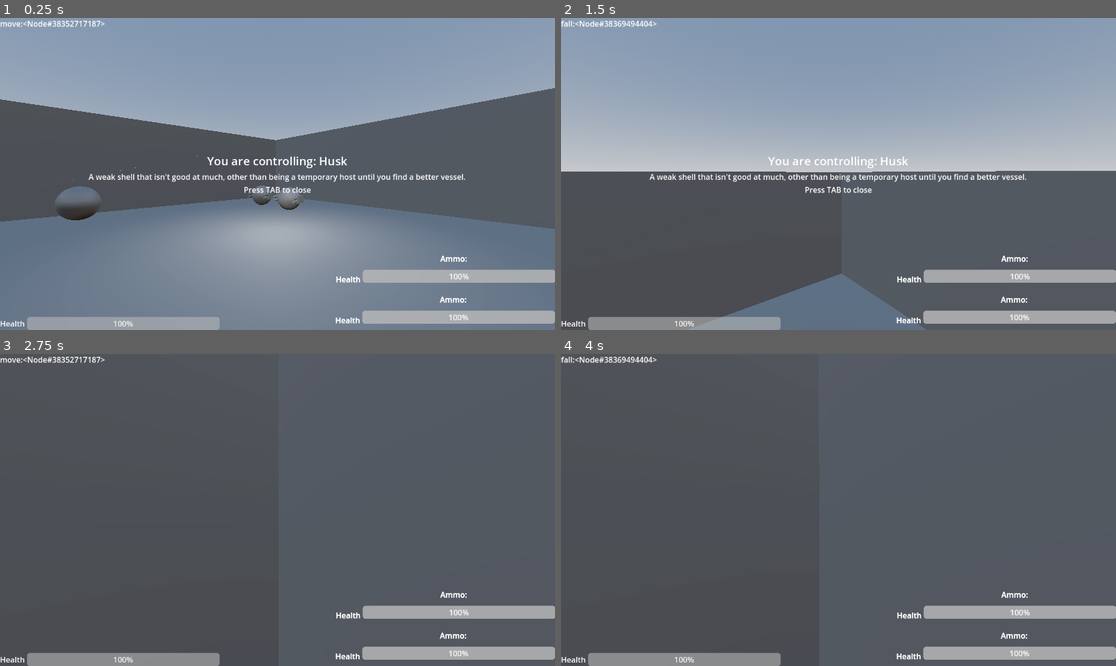
Above: before the commit, frames 1-4 (two rows, left to right).
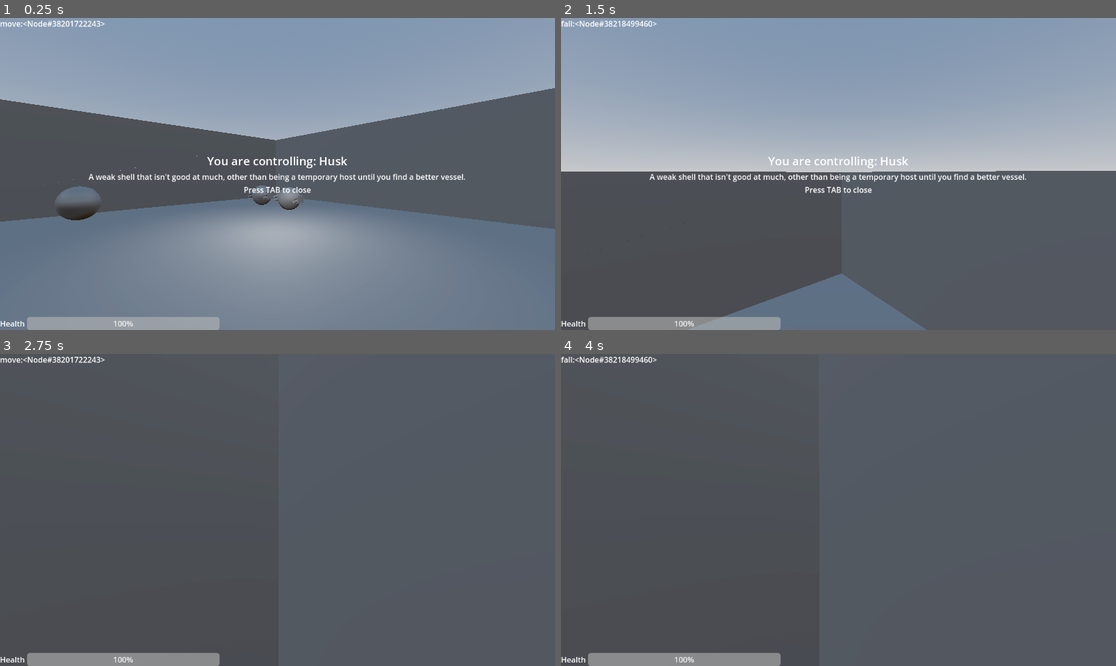
Above: after the commit, the same moments.

Repository: city-high-rider/soulswap
Game: Godot game, scene res://test_level.tscn
Two runs of this game, one before a commit and one after it. Both use one fixed random seed, a clock stepped at 60 frames per second and the inputs below.
Inputs (mouse positions are in pixels of both pictures, inside the frame that each line leads up to):
- Up to frame 1 (0.25 s): no input
- Up to frame 2 (1.5 s): move the mouse to (866, 174) at 0.52 s; hold W (forward) from 0.53 s (still down); tap F (possess) at 0.6 s; tap Space (jump) at 0.77 s; move the mouse to (810, 174) at 1.27 s; click (810, 174) at 1.35 s
- Up to frame 3 (2.75 s): keep holding W (forward); tap Space (jump) at 1.52 s; move the mouse to (288, 503) at 2.02 s; tap Tab (toggle_info) at 2.1 s
- Up to frame 4 (4 s): keep holding W (forward); tap Enter at 2.75 s; move the mouse to (832, 516) at 2.77 s; tap F (possess) at 2.85 s; tap Space (jump) at 3.02, 3.77 s; move the mouse to (877, 513) at 3.52 s; press the mouse at (877, 513) at 3.53 s

The runs differ from the first frame. In frame 1, 3.2% of the frame differs, in the area x 11-100%, y 0-98%; in frame 2, 3.2%; in frame 3, 3.2%; in frame 4, 3.2%.

Commit message:
move machine gun UI into body

Diff:
--- a/components/body_parts/machine_gun.gd
+++ b/components/body_parts/machine_gun.gd
@@ -41,7 +41,6 @@
 func _physics_process(delta: float) -> void:
 	if is_shooting:
 		firing_time_left = max(0, firing_time_left - delta)
-		ammo_counter.text = "Ammo left: " + str(snapped((firing_time_left / firing_time_sec), 0.01))
 
 		time_until_next_poll = max(0, time_until_next_poll - delta)
 
@@ -69,4 +68,3 @@
 func _on_health_component_died():
 	is_broken = true
 	stop_shooting()
-	ammo_counter.text = "BROKEN!"
--- a/components/body_parts/machine_gun.tscn
+++ b/components/body_parts/machine_gun.tscn
@@ -1,11 +1,10 @@
-[gd_scene load_steps=16 format=3 uid="uid://bdqf5sm42j8vl"]
+[gd_scene load_steps=15 format=3 uid="uid://bdqf5sm42j8vl"]
 
 [ext_resource type="Texture2D" uid="uid://cqcakiodhwri1" path="res://addons/kenney_particle_pack/star_06.png" id="1_1u4a3"]
 [ext_resource type="Script" path="res://components/body_parts/machine_gun.gd" id="1_kqkdi"]
 [ext_resource type="PackedScene" uid="uid://d3vfx22o0he3a" path="res://components/bullet_tracer.tscn" id="2_xwwb5"]
 [ext_resource type="Script" path="res://components/hitbox.gd" id="3_uihti"]
 [ext_resource type="Script" path="res://components/health_component.gd" id="4_eguk2"]
-[ext_resource type="PackedScene" uid="uid://cq5g02v88a56k" path="res://components/UI/health_bar.tscn" id="5_if8i7"]
 
 [sub_resource type="Curve" id="Curve_upc4u"]
 _data = [Vector2(0, 0.854545), 0.0, 0.0, 0, 0, Vector2(0.248804, 1), 0.0, 0.0, 0, 0, Vector2(1, 0), 0.0, 0.0, 0, 0]
@@ -91,47 +90,6 @@
 process_material = SubResource("ParticleProcessMaterial_328js")
 draw_pass_1 = SubResource("CylinderMesh_15cbd")
 
-[node name="UI" type="Control" parent="."]
-layout_mode = 3
-anchors_preset = 3
-anchor_left = 1.0
-anchor_top = 1.0
-anchor_right = 1.0
-anchor_bottom = 1.0
-grow_horizontal = 0
-grow_vertical = 0
-
-[node name="HealthBar" parent="UI" node_paths=PackedStringArray("health") instance=ExtResource("5_if8i7")]
-layout_mode = 1
-anchors_preset = 3
-anchor_left = 1.0
-anchor_top = 1.0
-anchor_right = 1.0
-anchor_bottom = 1.0
-offset_left = -456.0
-offset_top = -40.0
-offset_right = 0.0
-offset_bottom = 0.0
-grow_horizontal = 0
-grow_vertical = 0
-health = NodePath("../../HealthComponent")
-
-[node name="AmmoCount" type="Label" parent="UI"]
-layout_mode = 1
-anchors_preset = 3
-anchor_left = 1.0
-anchor_top = 1.0
-anchor_right = 1.0
-anchor_bottom = 1.0
-offset_left = -223.0
-offset_top = -75.0
-offset_right = -183.0
-offset_bottom = -52.0
-grow_horizontal = 0
-grow_vertical = 0
-text = "Ammo:"
-horizontal_alignment = 1
-
 [node name="HealthComponent" type="Node" parent="."]
 script = ExtResource("4_eguk2")
 max_health = 10
--- a/components/bullet_tracer.tscn
+++ b/components/bullet_tracer.tscn
@@ -11,6 +11,45 @@
 top_radius = 0.025
 bottom_radius = 0.025
 height = 0.03
+
+[sub_resource type="Animation" id="Animation_7mq8q"]
+length = 0.001
+tracks/0/type = "value"
+tracks/0/imported = false
+tracks/0/enabled = true
+tracks/0/path = NodePath(".:mesh:top_radius")
+tracks/0/interp = 1
+tracks/0/loop_wrap = true
+tracks/0/keys = {
+"times": PackedFloat32Array(0),
+"transitions": PackedFloat32Array(1),
+"update": 0,
+"values": [0.025]
+}
+tracks/1/type = "value"
+tracks/1/imported = false
+tracks/1/enabled = true
+tracks/1/path = NodePath(".:mesh:bottom_radius")
+tracks/1/interp = 1
+tracks/1/loop_wrap = true
+tracks/1/keys = {
+"times": PackedFloat32Array(0),
+"transitions": PackedFloat32Array(1),
+"update": 0,
+"values": [0.025]
+}
+tracks/2/type = "value"
+tracks/2/imported = false
+tracks/2/enabled = true
+tracks/2/path = NodePath(".:mesh:material:albedo_color")
+tracks/2/interp = 1
+tracks/2/loop_wrap = true
+tracks/2/keys = {
+"times": PackedFloat32Array(0),
+"transitions": PackedFloat32Array(1),
+"update": 0,
+"values": [Color(1, 1, 0.74902, 0.862745)]
+}
 
 [sub_resource type="Animation" id="Animation_wn78c"]
 resource_name = "fade"
@@ -52,45 +91,6 @@
 "values": [Color(1, 1, 0.74902, 0.862745), Color(0.8, 0.576471, 0, 0.862745)]
 }
 
-[sub_resource type="Animation" id="Animation_7mq8q"]
-length = 0.001
-tracks/0/type = "value"
-tracks/0/imported = false
-tracks/0/enabled = true
-tracks/0/path = NodePath(".:mesh:top_radius")
-tracks/0/interp = 1
-tracks/0/loop_wrap = true
-tracks/0/keys = {
-"times": PackedFloat32Array(0),
-"transitions": PackedFloat32Array(1),
-"update": 0,
-"values": [0.025]
-}
-tracks/1/type = "value"
-tracks/1/imported = false
-tracks/1/enabled = true
-tracks/1/path = NodePath(".:mesh:bottom_radius")
-tracks/1/interp = 1
-tracks/1/loop_wrap = true
-tracks/1/keys = {
-"times": PackedFloat32Array(0),
-"transitions": PackedFloat32Array(1),
-"update": 0,
-"values": [0.025]
-}
-tracks/2/type = "value"
-tracks/2/imported = false
-tracks/2/enabled = true
-tracks/2/path = NodePath(".:mesh:material:albedo_color")
-tracks/2/interp = 1
-tracks/2/loop_wrap = true
-tracks/2/keys = {
-"times": PackedFloat32Array(0),
-"transitions": PackedFloat32Array(1),
-"update": 0,
-"values": [Color(1, 1, 0.74902, 0.862745)]
-}
-
 [sub_resource type="AnimationLibrary" id="AnimationLibrary_7nuo3"]
 _data = {
 "RESET": SubResource("Animation_7mq8q"),
--- a/shells/roller_machinegun_body.tscn
+++ b/shells/roller_machinegun_body.tscn
@@ -1,8 +1,9 @@
-[gd_scene load_steps=4 format=3 uid="uid://crknobkg2vxyr"]
+[gd_scene load_steps=5 format=3 uid="uid://crknobkg2vxyr"]
 
 [ext_resource type="PackedScene" uid="uid://djmr5rbqoq33n" path="res://shells/roller_body.tscn" id="1_0ff50"]
 [ext_resource type="PackedScene" uid="uid://bdqf5sm42j8vl" path="res://components/body_parts/machine_gun.tscn" id="2_4hpnr"]
 [ext_resource type="Script" path="res://shells/roller_machinegun_body.gd" id="2_yxl5a"]
+[ext_resource type="PackedScene" uid="uid://cq5g02v88a56k" path="res://components/UI/health_bar.tscn" id="4_ajw38"]
 
 [node name="CharacterBody3D" instance=ExtResource("1_0ff50")]
 script = ExtResource("2_yxl5a")
@@ -15,11 +16,38 @@
 transform = Transform3D(1, 0, 0, 0, 1, 0, 0, 0, 1, -0.540012, 0, 0)
 hitscan_manager = NodePath("../HitscanManager")
 
-[node name="UI" parent="Camera3D/MachineGun2" index="4"]
-offset_left = 1.0
-offset_top = -85.0
-offset_right = 1.0
-offset_bottom = -85.0
+[node name="GunHp1" parent="PlayerUI" index="4" node_paths=PackedStringArray("health") instance=ExtResource("4_ajw38")]
+layout_mode = 1
+anchors_preset = 3
+anchor_left = 1.0
+anchor_top = 1.0
+anchor_right = 1.0
+anchor_bottom = 1.0
+offset_left = -456.0
+offset_top = -40.0
+offset_right = 0.0
+offset_bottom = 0.0
+grow_horizontal = 0
+grow_vertical = 0
+health = NodePath("../../Camera3D/MachineGun2/HealthComponent")
+text = "Left gun"
+
+[node name="GunHp2" parent="PlayerUI" index="5" node_paths=PackedStringArray("health") instance=ExtResource("4_ajw38")]
+layout_mode = 1
+anchors_preset = 3
+anchor_left = 1.0
+anchor_top = 1.0
+anchor_right = 1.0
+anchor_bottom = 1.0
+offset_left = -457.0
+offset_top = -83.0
+offset_right = -1.0
+offset_bottom = -43.0
+grow_horizontal = 0
+grow_vertical = 0
+health = NodePath("../../Camera3D/MachineGun/HealthComponent")
+text = "Right gun"
 
 [editable path="Camera3D"]
+[editable path="Camera3D/MachineGun"]
 [editable path="Camera3D/MachineGun2"]
